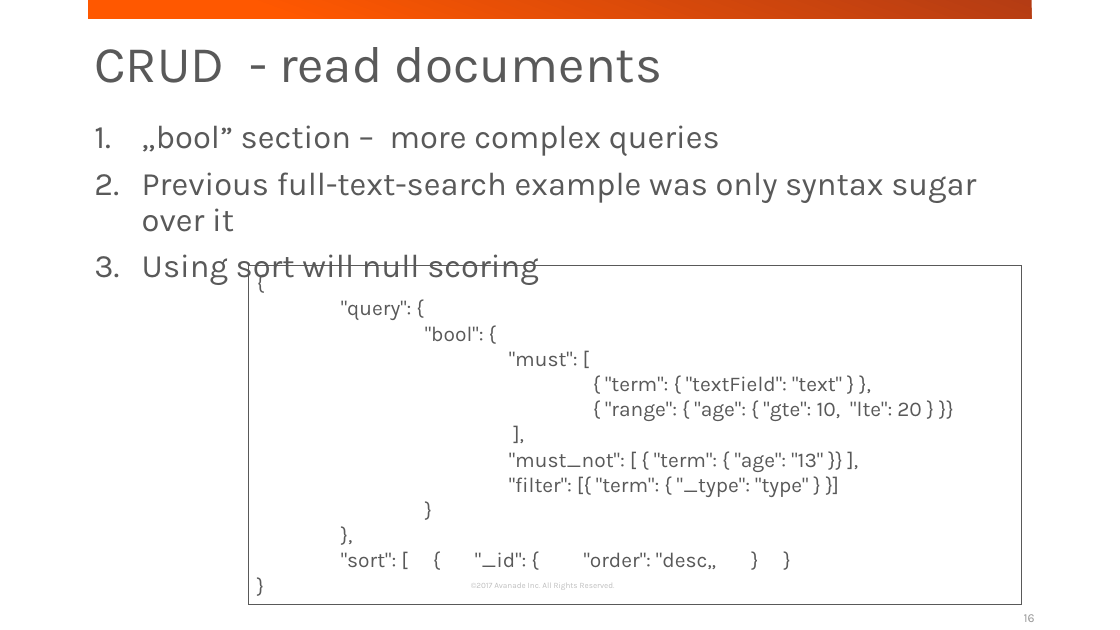
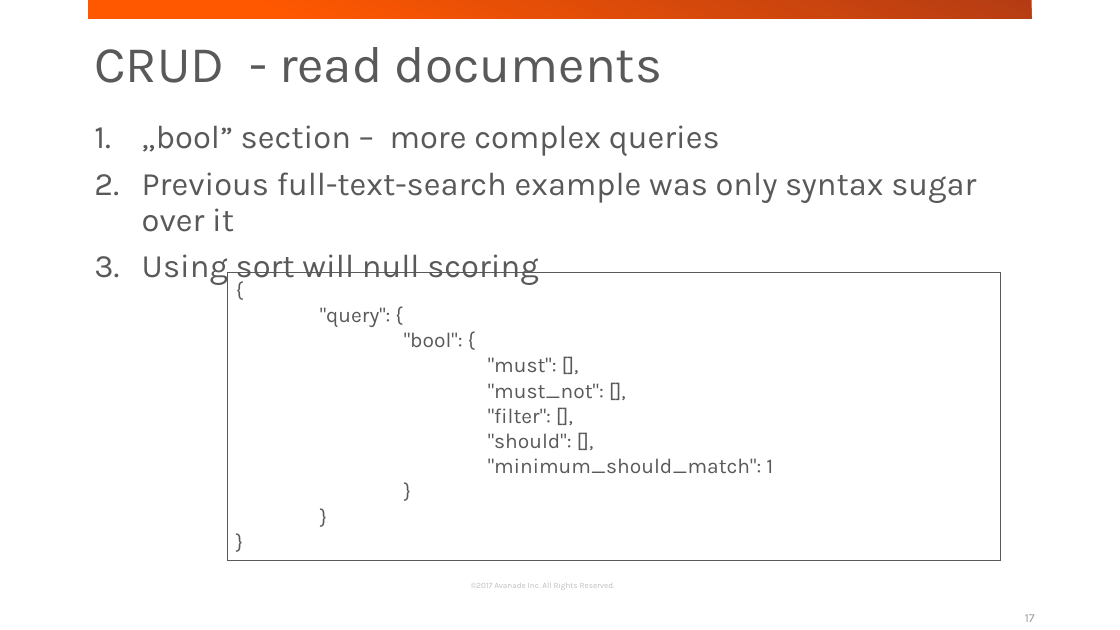
Before and after one commit to jakubgw/elasticsearch-short-intruduction, a slide deck: slide 17 of elasticsearch short introduction.pptx (slide 16 before the commit). Drawn at 1120x630 pixels with LibreOffice and Linux fonts; fonts in the diff are those of the drawing; background and template pictures are left out. Boxes give left, top, right and bottom in pixels: in the first picture for what was removed or moved away, otherwise in the second. Text is boxed around its words. In the diff, an @@ line names an element or a change of style, - is before the commit and + after.

```diff
--- a/elasticsearch short introduction.pptx
+++ b/elasticsearch short introduction.pptx
@@ text in rectangle at bbox=[228, 272, 1002, 560]: paragraph added @@
+}
@@ rectangle "{": place and size @@
-rectangle "{" at bbox=[249, 266, 1023, 605]
+rectangle "{" at bbox=[228, 272, 1002, 560]
@@ text in rectangle at bbox=[488, 357, 773, 473]: text changed @@
-"must": [
-{ "term": { "textField": "text" } },
-{ "range": { "age": { "gte": 10, "lte": 20 } }}
-],
-"must_not": [ { "term": { "age": "13" }} ],
-"filter": [{ "term": { "_type": "type" } }]
+"must": [],
+"must_not": [],
+"filter": [],
+"should": [],
+"minimum_should_match": 1
@@ text in rectangle at bbox=[475, 552, 717, 569]: paragraphs removed @@
-},
-"sort": [ { "_id": { "order": "desc„ } }
@@ page number at bbox=[1025, 614, 1035, 622]: text changed @@
-16
+17
```
Also in this commit, not shown: 8 other slides changed, 3 slides added, 1 slide removed, 4 other files.
